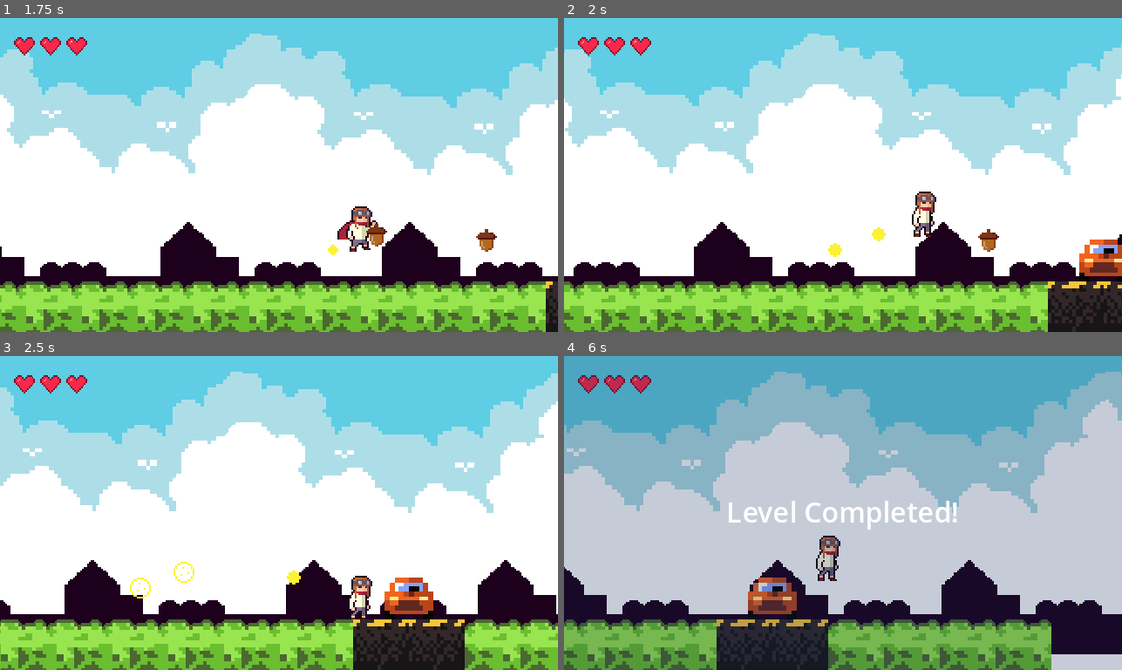
Above: before the commit, frames 1-4 (two rows, left to right).
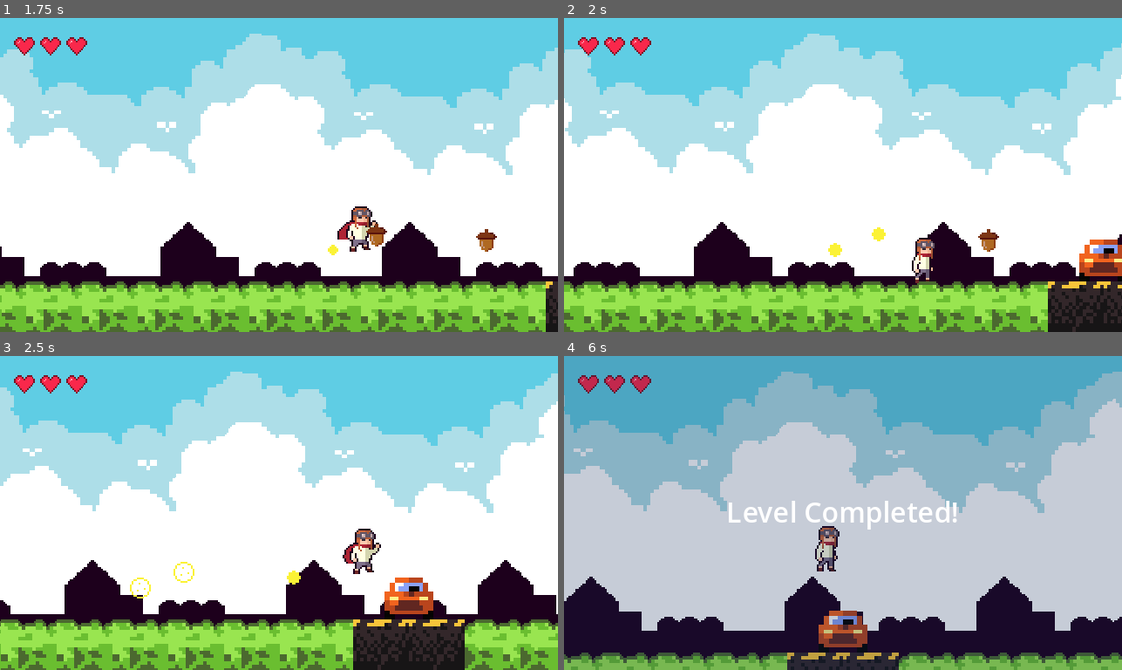
Above: after the commit, the same moments.

Repository: NathanFeldmeyer/GameJamDoubleTake
Game: Godot game, scene res://scenes/menu.tscn
Two runs of this game, one before a commit and one after it. Both use one fixed random seed, a clock stepped at 60 frames per second and the inputs below.
Inputs:
- Up to frame 1 (1.75 s): click "PLAY" at 0.5 s; hold D (move_right) from 1.28 s (still down); hold W (jump) from 1.28 s (still down)
- Up to frame 2 (2 s): keep holding D (move_right); keep holding W (jump)
- Up to frame 3 (2.5 s): keep holding D (move_right); release W (jump) at 2.03 s; tap W (jump) at 2.1, 2.27 s
- Up to frame 4 (6 s): tap W (jump) at 2.57, 3.6, 3.77, 4.07, 5.1, 5.27, 5.57 s; release D (move_right) at 2.78 s; hold A (move_left) 2.78-3.53 s; hold W (jump) 2.78-3.53 s; hold D (move_right) 3.53-5.03 s; hold W (jump) 4.28-5.03 s; hold A (move_left) 5.03-5.78 s; hold D (move_right) from 5.78 s (still down); hold W (jump) from 5.78 s (still down)

Frame 1 is identical in both runs. In frame 2, 0.8% of the frame differs, in the area x 62-67%, y 55-85%; in frame 3, 1.0%; in frame 4, 23%, in the area x 0-100%, y 5-100%.

Commit message:
jump once

Diff:
--- a/scripts/player_controller.gd
+++ b/scripts/player_controller.gd
@@ -34,7 +34,7 @@
 			anim.play("Idle")
 
 
-	if Input.is_action_pressed("jump"):
+	if Input.is_action_just_pressed("jump"):
 		if (is_on_floor()):
 			jump()
 
@@ -64,7 +64,7 @@
 func jump():
 	velocity.y -= JUMP_FORCE
 	anim.play("jump")
-	animation_lock = true
+
 
 #func land():
 		#anim.play("jump end")
Not shown, changed: .gitignore
